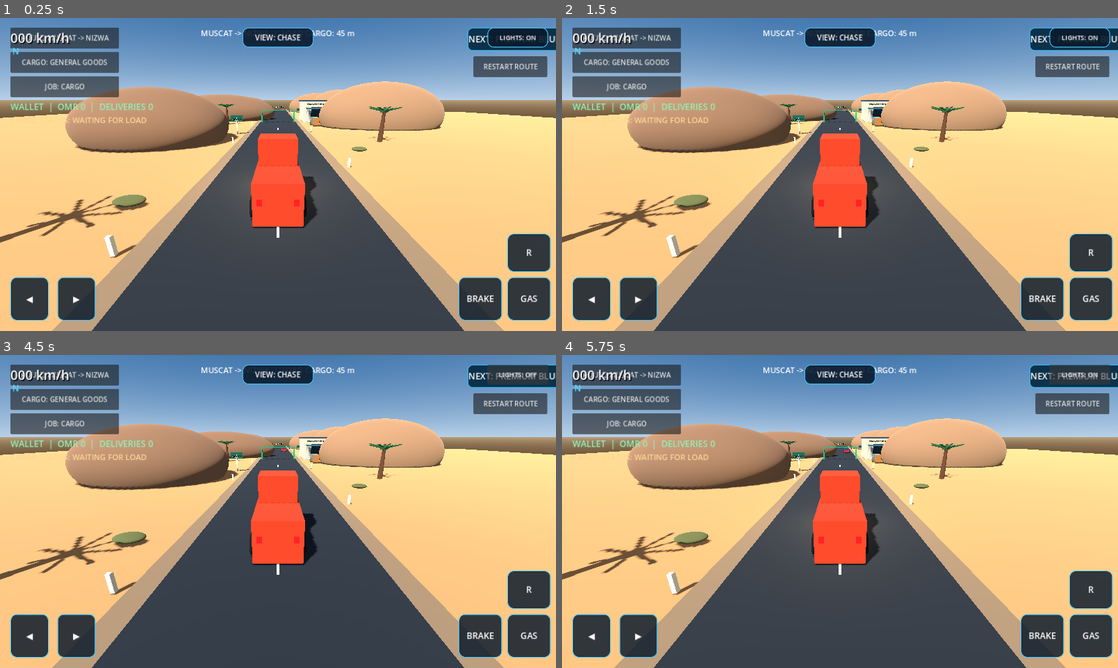
Above: before the commit, frames 1-4 (two rows, left to right).
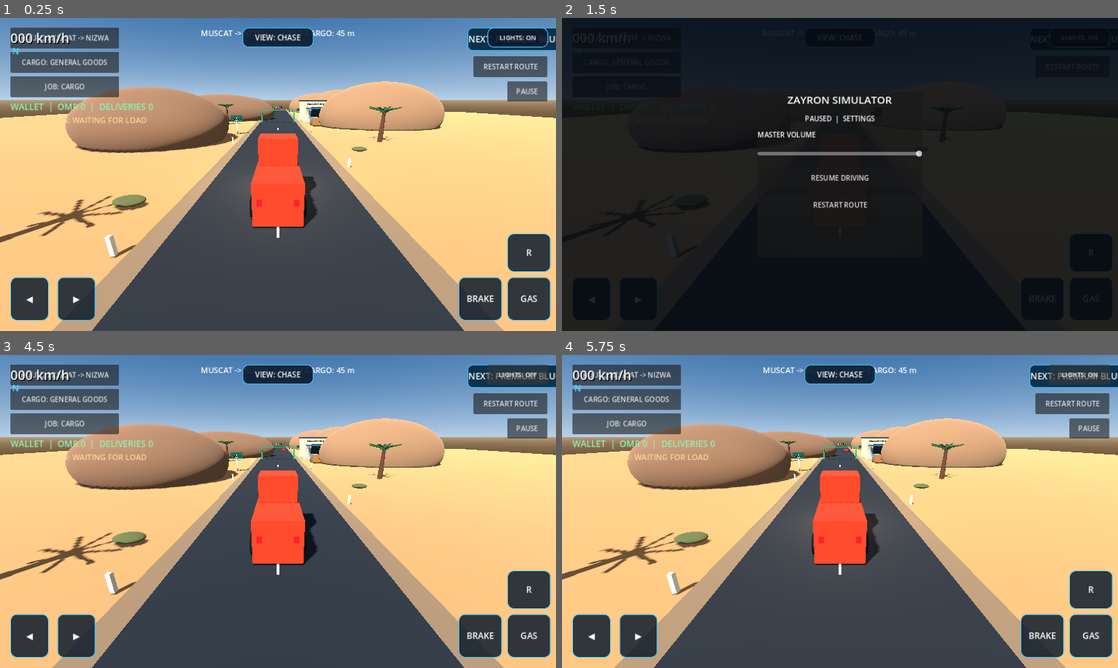
Above: after the commit, the same moments.

Repository: czz495m8zv-code/zayron-simulator
Game: Godot game, scene res://scenes/main/main.tscn
Same seed, same stepped clock (60 frames per second), same inputs: the game is played once before the commit and once after it.
Inputs (mouse positions are in pixels of both pictures, inside the frame that each line leads up to):
- Up to frame 1 (0.25 s): no input
- Up to frame 2 (1.5 s): click "RESTART ROUTE" at 0.5 s; click (1090, 89) at 1.25 s, where only the run after the commit has a clickable "PAUSE"
- Up to frame 3 (4.5 s): click (278, 514) at 2 s, where only the run after the commit has a clickable "RESUME DRIVING"; click "RESTART ROUTE" at 2.75 s; click "RESTART ROUTE" at 3.5 s; click "NEXT: PREMIUM BLUE SEMI" at 4.25 s
- Up to frame 4 (5.75 s): click "NEXT: PREMIUM BLUE SEMI" at 5 s

The runs differ from the first frame. In frame 1, 0.5% of the frame differs, in the area x 91-99%, y 20-27%; in frame 2, 100%, in the area x 0-100%, y 0-100%; in frame 3, 0.5%; in frame 4, 0.5%.

Commit message:
Add pause menu and master audio settings

Diff:
--- a/scripts/main.gd
+++ b/scripts/main.gd
@@ -55,6 +55,9 @@
 var _forklift_carriage: Node3D
 var _forklift_beacon: OmniLight3D
 var _forklift_animation_time: float = 0.0
+var _pause_button: Button
+var _pause_overlay: Control
+var _audio_slider: HSlider
 
 func _ready() -> void:
 	_load_progress()
@@ -71,6 +74,7 @@
 	_spawn_vehicle()
 	_build_vehicle_selector()
 	_build_mission_hud()
+	_build_pause_menu()
 
 func _process(delta: float) -> void:
 	if is_instance_valid(_traffic_car):
@@ -581,7 +585,92 @@
 	layer.add_child(_restart_button)
 
 func _restart_delivery() -> void:
+	_set_paused(false)
 	_spawn_vehicle()
+
+func _build_pause_menu() -> void:
+	var layer := CanvasLayer.new()
+	layer.name = "PauseMenuLayer"
+	layer.layer = 20
+	layer.process_mode = Node.PROCESS_MODE_ALWAYS
+	add_child(layer)
+	_pause_button = Button.new()
+	_pause_button.name = "PauseButton"
+	_pause_button.text = "PAUSE"
+	_pause_button.anchor_left = 1.0
+	_pause_button.anchor_right = 1.0
+	_pause_button.offset_left = -112.0
+	_pause_button.offset_right = -20.0
+	_pause_button.offset_top = 146.0
+	_pause_button.offset_bottom = 192.0
+	_pause_button.add_theme_font_size_override("font_size", 16)
+	_pause_button.pressed.connect(_set_paused.bind(true))
+	layer.add_child(_pause_button)
+
+	_pause_overlay = Control.new()
+	_pause_overlay.name = "PauseOverlay"
+	_pause_overlay.set_anchors_and_offsets_preset(Control.PRESET_FULL_RECT)
+	_pause_overlay.mouse_filter = Control.MOUSE_FILTER_STOP
+	_pause_overlay.visible = false
+	_pause_overlay.process_mode = Node.PROCESS_MODE_ALWAYS
+	layer.add_child(_pause_overlay)
+	var shade := ColorRect.new()
+	shade.color = Color(0.015, 0.035, 0.06, 0.88)
+	shade.set_anchors_and_offsets_preset(Control.PRESET_FULL_RECT)
+	_pause_overlay.add_child(shade)
+	var panel := PanelContainer.new()
+	panel.anchor_left = 0.5
+	panel.anchor_top = 0.5
+	panel.anchor_right = 0.5
+	panel.anchor_bottom = 0.5
+	panel.offset_left = -190.0
+	panel.offset_top = -190.0
+	panel.offset_right = 190.0
+	panel.offset_bottom = 190.0
+	_pause_overlay.add_child(panel)
+	var column := VBoxContainer.new()
+	column.add_theme_constant_override("separation", 14)
+	panel.add_child(column)
+	var heading := Label.new()
+	heading.text = "ZAYRON SIMULATOR"
+	heading.horizontal_alignment = HORIZONTAL_ALIGNMENT_CENTER
+	heading.add_theme_font_size_override("font_size", 24)
+	column.add_child(heading)
+	var subtitle := Label.new()
+	subtitle.text = "PAUSED  |  SETTINGS"
+	subtitle.horizontal_alignment = HORIZONTAL_ALIGNMENT_CENTER
+	column.add_child(subtitle)
+	var volume_label := Label.new()
+	volume_label.text = "MASTER VOLUME"
+	column.add_child(volume_label)
+	_audio_slider = HSlider.new()
+	_audio_slider.min_value = 0.0
+	_audio_slider.max_value = 1.0
+	_audio_slider.step = 0.05
+	_audio_slider.value = db_to_linear(AudioServer.get_bus_volume_db(0))
+	_audio_slider.custom_minimum_size = Vector2(300.0, 36.0)
+	_audio_slider.value_changed.connect(_on_master_volume_changed)
+	column.add_child(_audio_slider)
+	var resume := Button.new()
+	resume.text = "RESUME DRIVING"
+	resume.custom_minimum_size = Vector2(300.0, 48.0)
+	resume.pressed.connect(_set_paused.bind(false))
+	column.add_child(resume)
+	var restart := Button.new()
+	restart.text = "RESTART ROUTE"
+	restart.custom_minimum_size = Vector2(300.0, 48.0)
+	restart.pressed.connect(_restart_delivery)
+	column.add_child(restart)
+
+func _set_paused(paused: bool) -> void:
+	get_tree().paused = paused
+	if is_instance_valid(_pause_overlay):
+		_pause_overlay.visible = paused
+	if is_instance_valid(_pause_button):
+		_pause_button.visible = not paused
+
+func _on_master_volume_changed(value: float) -> void:
+	AudioServer.set_bus_volume_db(0, linear_to_db(maxf(value, 0.001)))
 
 func _cycle_route() -> void:
 	_selected_route = (_selected_route + 1) % ROUTE_TARGETS.size()
